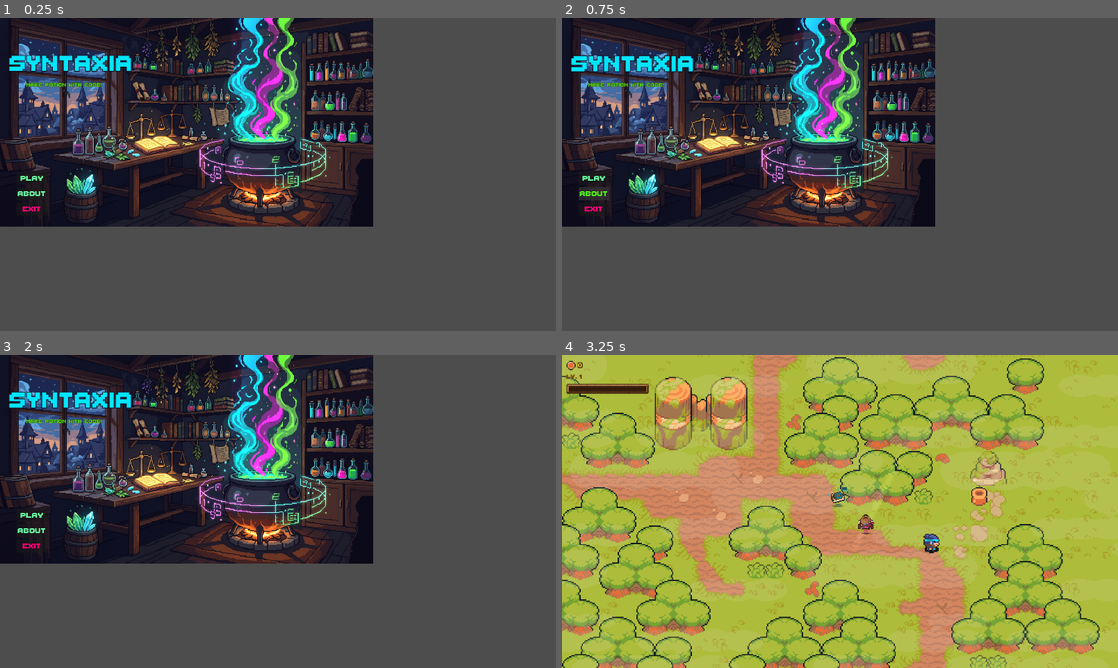
Above: before the commit, frames 1-4 (two rows, left to right).
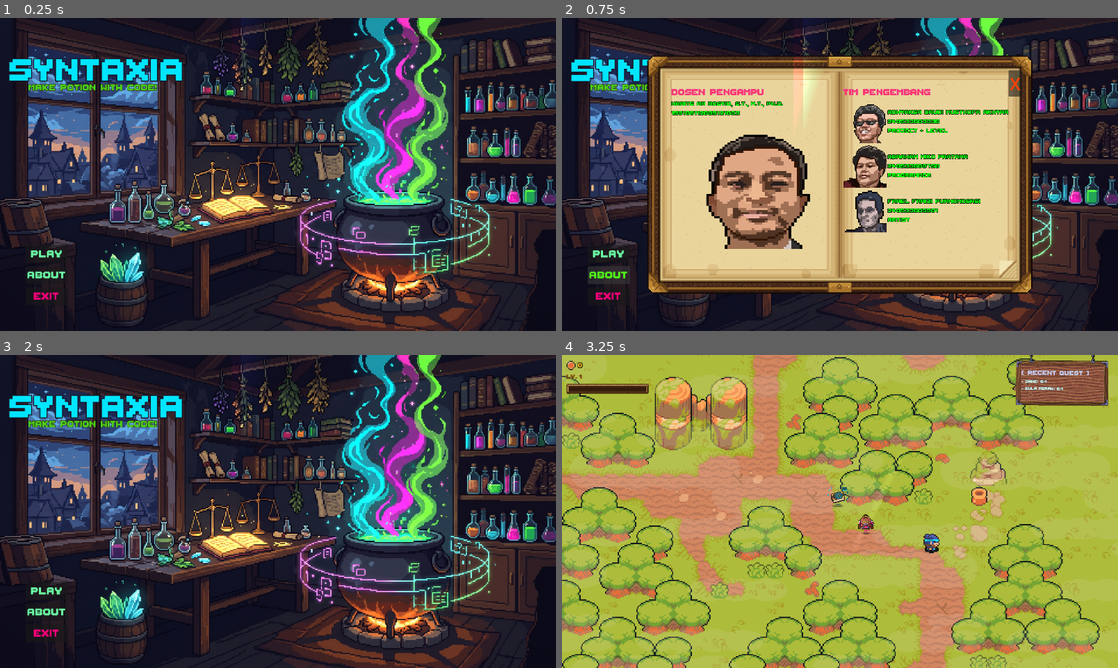
Above: after the commit, the same moments.

Repository: AdhyDa/Syntaxia
Game: Godot game, scene res://content/menu/title_screen.tscn
Same seed, same stepped clock (60 frames per second), same inputs: the game is played once before the commit and once after it.
Inputs (mouse positions are in pixels of both pictures, inside the frame that each line leads up to):
- Up to frame 1 (0.25 s): no input
- Up to frame 2 (0.75 s): click "ABOUT" at 0.5 s
- Up to frame 3 (2 s): click (450, 420) at 1.25 s, where only the run after the commit has a clickable "X"
- Up to frame 4 (3.25 s): click "PLAY" at 2 s; move the mouse to (962, 495) at 2.77 s; hold Right (move_right) from 2.78 s (still down); click (962, 495) at 2.92 s

The runs differ from the first frame. In frame 1, 85% of the frame differs, in the area x 0-100%, y 0-100%; in frame 2, 91%; in frame 3, 85%; in frame 4, 2.5%.

Commit message:
Add title screen About panel
Add an About panel with instructor and developer credits, portraits, and close behavior, plus wire up the About and Exit buttons. Adjust title screen layout and window stretching, and update the village map and quest HUD positioning.

Diff:
--- a/content/map/map_village.tscn
+++ b/content/map/map_village.tscn
@@ -117,7 +117,7 @@
 
 [node name="Tilemap" parent="." index="1"]
 position = Vector2(8, -5)
-layer_0/tile_data = PackedInt32Array(-131074, 0, 7, -65538,  …(21015 unchanged characters)… -1703902, 196608, 8, -1769438, 196608, 7)
+layer_0/tile_data = PackedInt32Array(-131074, 0, 7, -65538,  …(21015 unchanged characters)… -1703902, 196608, 8, -1769438, 196608, 7, 393210, 262144, 5)
 layer_1/tile_data = PackedInt32Array(-327680, 262144, 6, -262144, 262144, 7, -327679, 327680, 6, -262143, 327680, 7, -1 …(19202 unchanged characters)…
 layer_2/tile_data = PackedInt32Array(8, 524288, 3, 65544, 524288, 4, 9, 589824, 3, 65545, 589824, 4, 131080, 655360, 3, 131079, 655360, 4, 196615, 458752, 3, -131066, 262144, 8, 393215, 327680, 8, -196610, 327680, 8)
 layer_3/tile_data = PackedInt32Array(-917533, 65537, 12, -851997, 1, 12, -786461, 131073, 11, -720925, 1, 12, -655389,  …(93395 unchanged characters)…
--- /dev/null
+++ b/content/menu/btn_about.gd
@@ -0,0 +1,9 @@
+extends Button # Ubah ke TextureButton jika menggunakan gambar
+
+func _ready() -> void:
+	# Menghubungkan klik tombol ke fungsi secara otomatis lewat kode
+	pressed.connect(_on_pressed)
+
+func _on_pressed() -> void:
+	# Memanggil AboutPanel menggunakan % dan menampilkannya
+	get_node("%AboutPanel").show()
--- /dev/null
+++ b/content/menu/btn_exit.gd
@@ -0,0 +1,10 @@
+extends Button # Ubah menjadi 'extends TextureButton' jika kamu memakai gambar custom
+
+func _ready() -> void:
+	# Menyambungkan sinyal 'pressed' secara otomatis melalui kode
+	# (Jadi kamu tidak perlu repot menyambungkannya manual di panel tab Node)
+	pressed.connect(_on_pressed)
+
+func _on_pressed() -> void:
+	# Perintah bawaan Godot untuk menutup aplikasi/game
+	get_tree().quit()
--- /dev/null
+++ b/content/menu/button_close_about.gd
@@ -0,0 +1,8 @@
+extends Button
+
+func _ready() -> void:
+	pressed.connect(_on_pressed)
+
+func _on_pressed() -> void:
+	# Menyembunyikan AboutPanel
+	get_node("%AboutPanel").hide()
--- a/content/menu/title_screen.tscn
+++ b/content/menu/title_screen.tscn
@@ -3,11 +3,21 @@
 [ext_resource type="Texture2D" uid="uid://dp8tp5wtyhfjb" path="res://content/menu/aset_menu/bg_menu.jpg" id="1_6rr7n"]
 [ext_resource type="FontFile" uid="uid://bho5xpqfjiwe5" path="res://content/menu/aset_menu/ThaleahFat.ttf" id="1_pmwsi"]
 [ext_resource type="Script" uid="uid://y5xhtr8nb2e" path="res://content/menu/btn_start.gd" id="3_gxb8f"]
+[ext_resource type="Script" uid="uid://b8b2er10vssln" path="res://content/menu/btn_about.gd" id="4_7lbdi"]
+[ext_resource type="Script" uid="uid://crq6ri6s4wnbu" path="res://content/menu/btn_exit.gd" id="4_joqfy"]
 [ext_resource type="AudioStream" uid="uid://flvh8ns32iem" path="res://content/environment/Haruko Komiya, ATLUS Sound Team ATLUS GAME MUSIC - 全ての人の魂の詩 - Aria of the Soul.mp3" id="4_rf788"]
+[ext_resource type="Texture2D" uid="uid://bjkw4gcqd6s6a" path="res://content/menu/about/spellbook_popup_bg.png" id="6_58rk5"]
+[ext_resource type="LabelSettings" uid="uid://do3j3hf7mooey" path="res://system/ui/title_label.tres" id="7_du5gc"]
+[ext_resource type="LabelSettings" uid="uid://cmp8acqcjjnw3" path="res://system/ui/label_about.tres" id="7_u8oox"]
+[ext_resource type="Texture2D" uid="uid://33ymqqctp5cs" path="res://content/menu/about/pak harits pixel-Photoroom.png" id="8_sjbk0"]
+[ext_resource type="Texture2D" uid="uid://cokk5vwwixk6t" path="res://content/menu/about/WhatsApp Image 2026-10-27 at 16.28.16-Photoroom.png" id="9_w43uf"]
+[ext_resource type="Texture2D" uid="uid://jgjo2if86gc6" path="res://content/menu/about/WhatsApp Image 2026-10-27 at 19.37.21-Photoroom.png" id="10_du5gc"]
+[ext_resource type="Texture2D" uid="uid://bs4vmfd2wfqr8" path="res://content/menu/about/wajah pixelate-Photoroom.png" id="11_7lbdi"]
+[ext_resource type="Script" uid="uid://bk33qjnsrip1d" path="res://content/menu/button_close_about.gd" id="14_vry4h"]
 
 [sub_resource type="LabelSettings" id="LabelSettings_imht2"]
 font = ExtResource("1_pmwsi")
-font_size = 120
+font_size = 132
 font_color = Color(0, 0.8980392, 1, 1)
 outline_size = 10
 outline_color = Color(0.09411765, 0.078431375, 0.14509805, 1)
@@ -175,8 +185,8 @@
 
 [node name="BackgroundMenu" type="TextureRect" parent="." unique_id=1287870639]
 layout_mode = 0
-offset_right = 2752.0
-offset_bottom = 1536.0
+offset_right = 4132.519
+offset_bottom = 2306.5225
 scale = Vector2(0.46823734, 0.46823734)
 texture = ExtResource("1_6rr7n")
 
@@ -189,10 +199,11 @@
 anchor_bottom = 0.5
 offset_left = -927.0
 offset_top = -438.0
-offset_right = -499.0
-offset_bottom = -327.9986
-grow_horizontal = 2
-grow_vertical = 2
+offset_right = -457.0
+offset_bottom = -317.0
+grow_horizontal = 2
+grow_vertical = 2
+scale = Vector2(1.2884836, 1.2884836)
 theme_override_font_sizes/font_size = 40
 text = "Syntaxia"
 label_settings = SubResource("LabelSettings_imht2")
@@ -212,6 +223,7 @@
 offset_bottom = -298.0
 grow_horizontal = 2
 grow_vertical = 2
+scale = Vector2(1.6969405, 1.6969405)
 text = "Make Potion with Code!"
 label_settings = SubResource("LabelSettings_6rr7n")
 horizontal_alignment = 1
@@ -228,10 +240,11 @@
 
 [node name="VBoxContainer" type="VBoxContainer" parent="." unique_id=746719132]
 layout_mode = 0
-offset_left = 58.0
-offset_top = 531.0
-offset_right = 146.0
-offset_bottom = 669.0
+offset_left = 89.0
+offset_top = 783.0
+offset_right = 195.0
+offset_bottom = 934.0
+scale = Vector2(1.3758652, 1.3758652)
 theme_override_constants/separation = 8
 
 [node name="BtnStart" type="Button" parent="VBoxContainer" unique_id=717719374 node_paths=PackedStringArray("transition_overlay")]
@@ -254,6 +267,7 @@
 theme_override_fonts/font = ExtResource("1_pmwsi")
 theme_override_font_sizes/font_size = 40
 text = "ABOUT"
+script = ExtResource("4_7lbdi")
 
 [node name="BtnExit" type="Button" parent="VBoxContainer" unique_id=143532174]
 layout_mode = 2
@@ -263,6 +277,7 @@
 theme_override_fonts/font = ExtResource("1_pmwsi")
 theme_override_font_sizes/font_size = 40
 text = "EXIT"
+script = ExtResource("4_joqfy")
 
 [node name="PointLight2D" type="PointLight2D" parent="." unique_id=1976962332]
 position = Vector2(908.00006, 71.00001)
@@ -284,6 +299,8 @@
 anchors_preset = 15
 anchor_right = 1.0
 anchor_bottom = 1.0
+offset_right = 647.1892
+offset_bottom = 361.0
 grow_horizontal = 2
 grow_vertical = 2
 mouse_filter = 2
@@ -293,3 +310,177 @@
 stream = ExtResource("4_rf788")
 volume_db = -11.422
 autoplay = true
+
+[node name="AboutPanel" type="TextureRect" parent="." unique_id=1119201663]
+unique_name_in_owner = true
+visible = false
+texture_filter = 1
+layout_mode = 1
+anchors_preset = 8
+anchor_left = 0.5
+anchor_top = 0.5
+anchor_right = 0.5
+anchor_bottom = 0.5
+offset_left = -677.6
+offset_top = -423.5
+offset_right = 677.6
+offset_bottom = 423.5
+grow_horizontal = 2
+grow_vertical = 2
+texture = ExtResource("6_58rk5")
+
+[node name="MarginContainer" type="MarginContainer" parent="AboutPanel" unique_id=2087954187]
+layout_mode = 1
+anchors_preset = 8
+anchor_left = 0.5
+anchor_top = 0.5
+anchor_right = 0.5
+anchor_bottom = 0.5
+offset_left = -582.0
+offset_top = -327.0
+offset_right = 584.0
+offset_bottom = 323.0
+grow_horizontal = 2
+grow_vertical = 2
+theme_override_constants/margin_top = 20
+theme_override_constants/margin_right = 0
+
+[node name="HBoxContainer" type="HBoxContainer" parent="AboutPanel/MarginContainer" unique_id=71281180]
+layout_mode = 2
+
+[node name="HalamanKiri" type="VBoxContainer" parent="AboutPanel/MarginContainer/HBoxContainer" unique_id=995942801]
+layout_mode = 2
+size_flags_horizontal = 3
+
+[node name="Dosen" type="Label" parent="AboutPanel/MarginContainer/HBoxContainer/HalamanKiri" unique_id=464707260]
+layout_mode = 2
+text = "Dosen Pengampu"
+label_settings = ExtResource("7_du5gc")
+
+[node name="Nama" type="Label" parent="AboutPanel/MarginContainer/HBoxContainer/HalamanKiri" unique_id=1538548263]
+layout_mode = 2
+text = "Harits Ar Rosyid, S.T., M.T., Ph.D."
+label_settings = ExtResource("7_u8oox")
+
+[node name="NIP" type="Label" parent="AboutPanel/MarginContainer/HBoxContainer/HalamanKiri" unique_id=442962548]
+layout_mode = 2
+text = "198108112009121003"
+label_settings = ExtResource("7_u8oox")
+
+[node name="FotoPakHarits" type="TextureRect" parent="AboutPanel/MarginContainer/HBoxContainer/HalamanKiri" unique_id=1741214040]
+custom_minimum_size = Vector2(400, 450)
+layout_mode = 2
+texture = ExtResource("8_sjbk0")
+expand_mode = 2
+
+[node name="HalamanKanan" type="VBoxContainer" parent="AboutPanel/MarginContainer/HBoxContainer" unique_id=1772882866]
+layout_mode = 2
+size_flags_horizontal = 3
+size_flags_stretch_ratio = 0.0
+
+[node name="Label" type="Label" parent="AboutPanel/MarginContainer/HBoxContainer/HalamanKanan" unique_id=451517868]
+layout_mode = 2
+text = "TIM PENGEMBANG"
+label_settings = ExtResource("7_du5gc")
+
+[node name="DevRows1" type="HBoxContainer" parent="AboutPanel/MarginContainer/HBoxContainer/HalamanKanan" unique_id=1302203301]
+layout_mode = 2
+
+[node name="TextureRect" type="TextureRect" parent="AboutPanel/MarginContainer/HBoxContainer/HalamanKanan/DevRows1" unique_id=1985738341]
+custom_minimum_size = Vector2(150, 150)
+layout_mode = 2
+texture = ExtResource("9_w43uf")
+expand_mode = 2
+
+[node name="VBoxContainer" type="VBoxContainer" parent="AboutPanel/MarginContainer/HBoxContainer/HalamanKanan/DevRows1" unique_id=592003402]
+layout_mode = 2
+alignment = 1
+
+[node name="Nama" type="Label" parent="AboutPanel/MarginContainer/HBoxContainer/HalamanKanan/DevRows1/VBoxContainer" unique_id=1287222033]
+layout_mode = 2
+text = "Adhyaksa Daudi Musthofa Akhyar"
+label_settings = ExtResource("7_u8oox")
+horizontal_alignment = 1
+vertical_alignment = 1
+
+[node name="NIM" type="Label" parent="AboutPanel/MarginContainer/HBoxContainer/HalamanKanan/DevRows1/VBoxContainer" unique_id=1795741488]
+layout_mode = 2
+text = "240533603336"
+label_settings = ExtResource("7_u8oox")
+
+[node name="Job" type="Label" parent="AboutPanel/MarginContainer/HBoxContainer/HalamanKanan/DevRows1/VBoxContainer" unique_id=1150587304]
+layout_mode = 2
+text = "Project + Level"
+label_settings = ExtResource("7_u8oox")
+
+[node name="DevRows2" type="HBoxContainer" parent="AboutPanel/MarginContainer/HBoxContainer/HalamanKanan" unique_id=254837453]
+layout_mode = 2
+
+[node name="TextureRect" type="TextureRect" parent="AboutPanel/MarginContainer/HBoxContainer/HalamanKanan/DevRows2" unique_id=2141885322]
+custom_minimum_size = Vector2(50, 150)
+layout_mode = 2
+texture = ExtResource("10_du5gc")
+expand_mode = 2
+
+[node name="VBoxContainer" type="VBoxContainer" parent="AboutPanel/MarginContainer/HBoxContainer/HalamanKanan/DevRows2" unique_id=584068387]
+layout_mode = 2
+alignment = 1
+
+[node name="Nama" type="Label" parent="AboutPanel/MarginContainer/HBoxContainer/HalamanKanan/DevRows2/VBoxContainer" unique_id=2122264143]
+layout_mode = 2
+text = "abraham miko pratama"
+label_settings = ExtResource("7_u8oox")
+horizontal_alignment = 1
+vertical_alignment = 1
+
+[node name="NIM" type="Label" parent="AboutPanel/MarginContainer/HBoxContainer/HalamanKanan/DevRows2/VBoxContainer" unique_id=853511891]
+layout_mode = 2
+text = "240533600750"
+label_settings = ExtResource("7_u8oox")
+
+[node name="Job" type="Label" parent="AboutPanel/MarginContainer/HBoxContainer/HalamanKanan/DevRows2/VBoxContainer" unique_id=795985321]
+layout_mode = 2
+text = "Programmer"
+label_settings = ExtResource("7_u8oox")
+
+[node name="DevRows3" type="HBoxContainer" parent="AboutPanel/MarginContainer/HBoxContainer/HalamanKanan" unique_id=114260830]
+layout_mode = 2
+
+[node name="TextureRect" type="TextureRect" parent="AboutPanel/MarginContainer/HBoxContainer/HalamanKanan/DevRows3" unique_id=521968280]
+custom_minimum_size = Vector2(150, 150)
+layout_mode = 2
+texture = ExtResource("11_7lbdi")
+expand_mode = 2
+
+[node name="VBoxContainer" type="VBoxContainer" parent="AboutPanel/MarginContainer/HBoxContainer/HalamanKanan/DevRows3" unique_id=1318887563]
+layout_mode = 2
+alignment = 1
+
+[node name="Nama" type="Label" parent="AboutPanel/MarginContainer/HBoxContainer/HalamanKanan/DevRows3/VBoxContainer" unique_id=1267552279]
+layout_mode = 2
+text = "farel farizi purnomosasi"
+label_settings = ExtResource("7_u8oox")
+horizontal_alignment = 1
+vertical_alignment = 1
+
+[node name="NIM" type="Label" parent="AboutPanel/MarginContainer/HBoxContainer/HalamanKanan/DevRows3/VBoxContainer" unique_id=208337197]
+layout_mode = 2
+text = "240533605901"
+label_settings = ExtResource("7_u8oox")
+
+[node name="Job" type="Label" parent="AboutPanel/MarginContainer/HBoxContainer/HalamanKanan/DevRows3/VBoxContainer" unique_id=550676416]
+layout_mode = 2
+text = "Artist"
+label_settings = ExtResource("7_u8oox")
+
+[node name="ButtonCloseAbout" type="Button" parent="AboutPanel" unique_id=1615007125]
+layout_mode = 0
+offset_left = 1259.6
+offset_top = 63.5
+offset_right = 1277.6
+offset_bottom = 94.5
+theme_override_colors/font_color = Color(1, 0.25490198, 0, 1)
+theme_override_colors/font_hover_color = Color(1, 0.5764706, 0, 1)
+theme_override_font_sizes/font_size = 60
+text = "X"
+script = ExtResource("14_vry4h")
--- a/project.godot
+++ b/project.godot
@@ -25,6 +25,7 @@
 window/size/viewport_width=1920
 window/size/viewport_height=1080
 window/stretch/mode="viewport"
+window/stretch/aspect="expand"
 window/vsync/vsync_mode=0
 
 [file_customization]
--- /dev/null
+++ b/system/ui/label_about.tres
@@ -0,0 +1,10 @@
+[gd_resource type="LabelSettings" format=3 uid="uid://cmp8acqcjjnw3"]
+
+[ext_resource type="FontFile" uid="uid://bho5xpqfjiwe5" path="res://content/menu/aset_menu/ThaleahFat.ttf" id="1_3p5ms"]
+
+[resource]
+font = ExtResource("1_3p5ms")
+font_size = 30
+font_color = Color(0, 1, 0.011764706, 1)
+outline_size = 4
+outline_color = Color(0.012617188, 0.012617188, 0.012617188, 1)
--- /dev/null
+++ b/system/ui/title_label.tres
@@ -0,0 +1,10 @@
+[gd_resource type="LabelSettings" format=3 uid="uid://do3j3hf7mooey"]
+
+[ext_resource type="FontFile" uid="uid://bho5xpqfjiwe5" path="res://content/menu/aset_menu/ThaleahFat.ttf" id="1_a67sy"]
+
+[resource]
+font = ExtResource("1_a67sy")
+font_size = 47
+font_color = Color(1, 0.20392157, 0.44705883, 1)
+outline_size = 2
+outline_color = Color(0.8235294, 0.44313726, 0.74509805, 1)
--- a/world.tscn
+++ b/world.tscn
@@ -267,9 +267,9 @@
 scale = Vector2(0.5912292, 0.5912292)
 
 [node name="RecentQuest" parent="Hud" unique_id=649667955 instance=ExtResource("16_cbp6q")]
-offset_left = -962.0
+offset_left = -1448.0
 offset_top = -4.0
-offset_right = -962.0
+offset_right = -1448.0
 offset_bottom = -4.0
 scale = Vector2(0.3, 0.3)
 
Binary file added: content/menu/about/WhatsApp Image 2026-10-27 at 16.28.16-Photoroom.png
Not shown, added: content/menu/about/WhatsApp Image 2026-10-27 at 16.28.16-Photoroom.png.import
Binary file added: content/menu/about/WhatsApp Image 2026-10-27 at 19.37.21-Photoroom.png
Not shown, added: content/menu/about/WhatsApp Image 2026-10-27 at 19.37.21-Photoroom.png.import
Binary file added: content/menu/about/pak harits pixel-Photoroom.png
Not shown, added: content/menu/about/pak harits pixel-Photoroom.png.import
Binary file added: content/menu/about/pak harits pixel.png
Not shown, added: content/menu/about/pak harits pixel.png.import
Binary file added: content/menu/about/spellbook_popup_bg.png
Not shown, added: content/menu/about/spellbook_popup_bg.png.import
Binary file added: content/menu/about/wajah pixelate-Photoroom.png
Not shown, added: content/menu/about/wajah pixelate-Photoroom.png.import
(and 5 more such lines)
